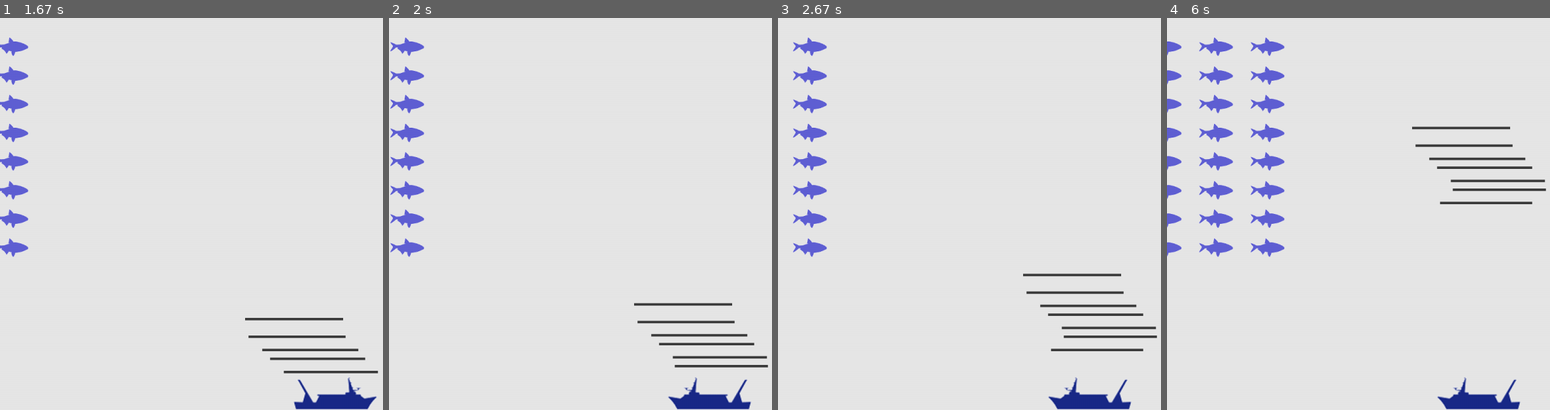
Above: before the commit, frames 1-4 (left to right).
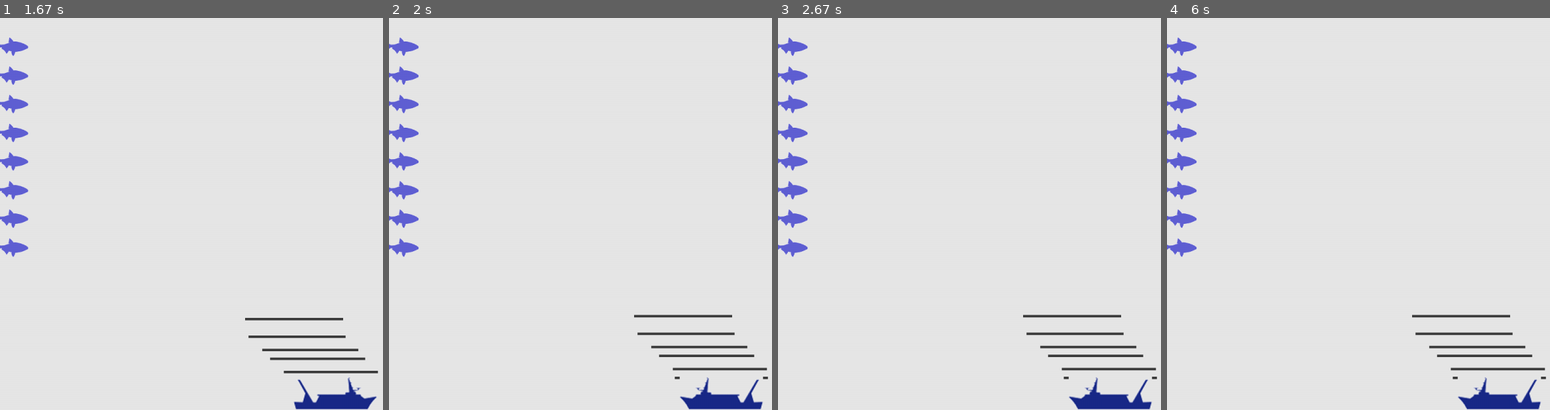
Above: after the commit, the same moments.

Repository: skrzychuz/fishing-nets
Game: pygame game, started from main.py
Two runs of this game, one before a commit and one after it. Both use one fixed random seed, a clock stepped at 60 frames per second and the inputs below.
Inputs:
- Up to frame 1 (1.67 s): tap Space at 0.33, 0.73, 1.03, 1.23, 1.53 s; hold Right 0.67-1.13 s; hold Right 1.17-1.63 s
- Up to frame 2 (2 s): hold Left from 1.67 s (still down); tap Space at 1.73 s
- Up to frame 3 (2.67 s): tap Space at 2.03 s; release Left at 2.2 s
- Up to frame 4 (6 s): no input

Frame 1 is identical in both runs. In frame 2, 3.5% of the frame differs, in the area x 0-99%, y 5-100%; in frame 3, 5.2%; in frame 4, 7.4%.

Commit message:
before screens and buttons

Diff:
--- a/functions.py
+++ b/functions.py
@@ -52,13 +52,15 @@
 
 
 def fire(settings, screen, ship, nets):
-    if settings.net_limit > 0:
+    if settings.net_limit >= 0:
         net = Fishing_Net(settings, screen, ship)
         nets.add(net)
         settings.net_limit -= 1
         # print(settings.net_limit)
         settings.net_width -= 2
         # print(settings.net_width)
+    if settings.net_limit < 0:
+        settings.game_active = False
 
 
 def create_row(settings, screen, fishes):
--- a/main.py
+++ b/main.py
@@ -25,10 +25,11 @@
     pygame.display.set_caption("One Hundred Fishing Nets")
     while True:
         fun.check_events(settings, screen, ship, nets)
-        ship.update_ship_position()
-        nets.update()
-        fun.update_fishes(settings, fishes)
-        fun.update_nets_number(settings, nets, fishes, screen)
+        if settings.game_active:
+            ship.update_ship_position()
+            nets.update()
+            fun.update_fishes(settings, fishes)
+            fun.update_nets_number(settings, nets, fishes, screen)
         fun.screen_update(settings, screen, ship, nets, fishes)
 
 
--- a/settings.py
+++ b/settings.py
@@ -13,10 +13,12 @@
         self.net_width = 200
         self.net_height = 5
         self.net_color = 60, 60, 60
-        self.net_limit = 100
+        self.net_limit = 5
 
 
         # Fish
         self.rows_drop = 25
         # 1 for right, -1 left
         self.rows_direction = 1
+
+        self.game_active = True
